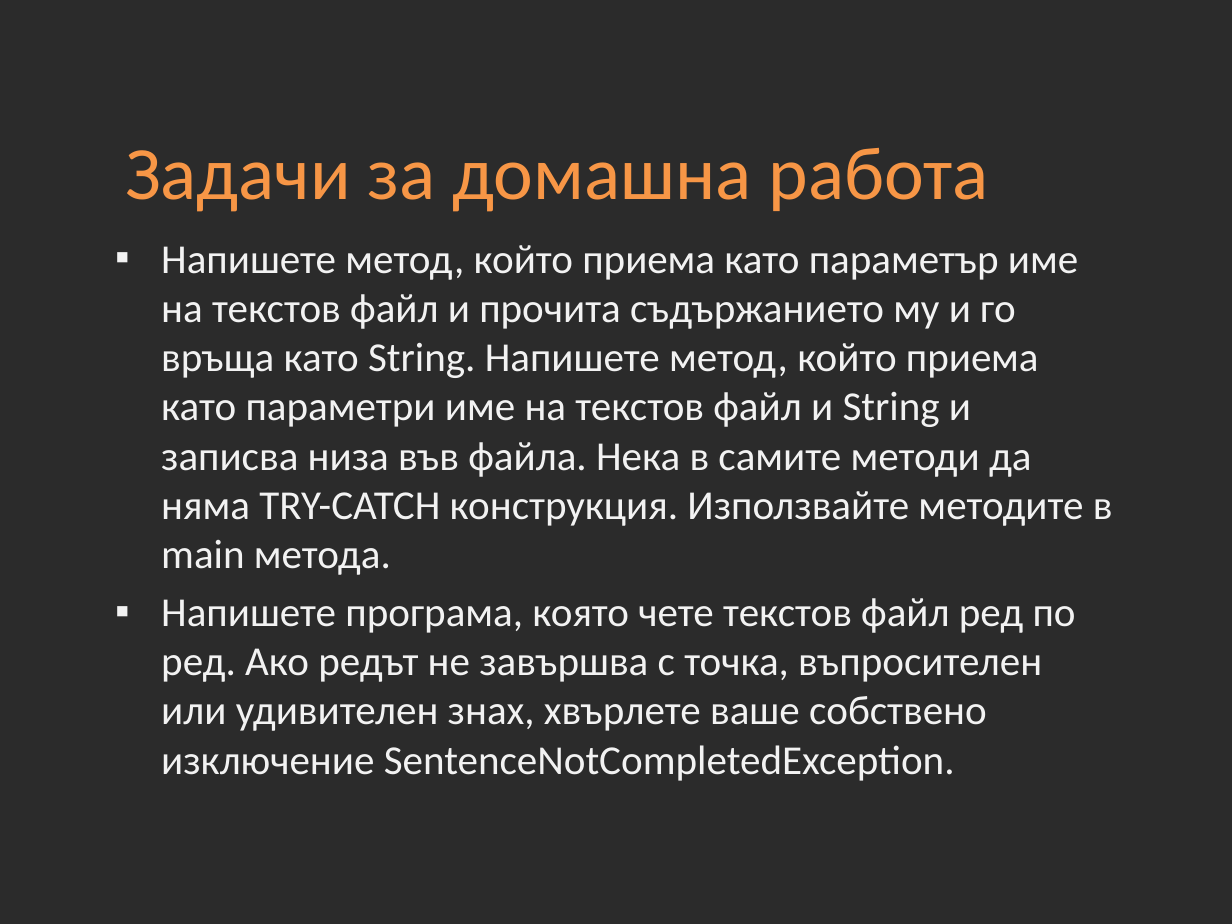
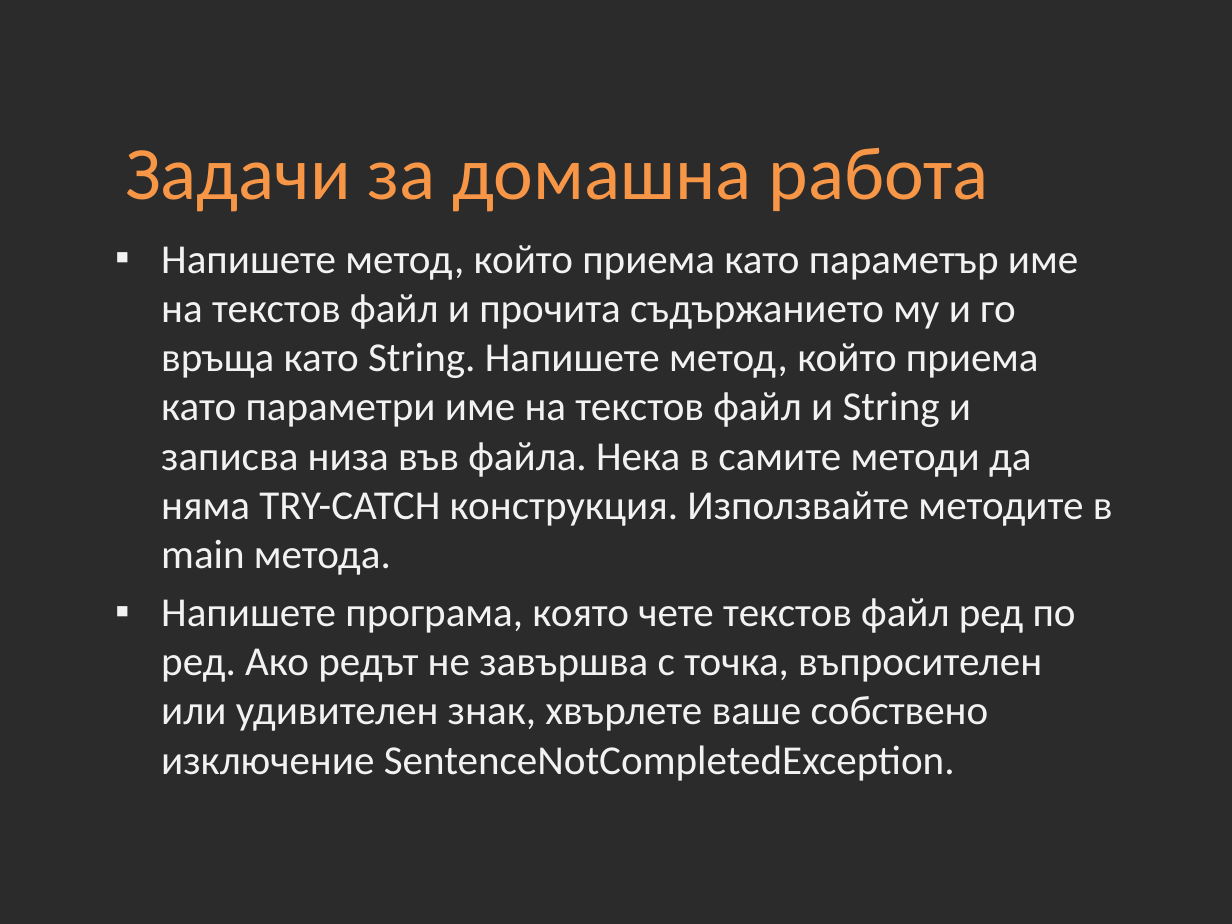
Before and after one commit to Academy-Soft-Intellect/Dot-Net-Course, a slide deck: slide 25 of 11-Exceptions.pptx. Drawn at 1232x924 pixels with LibreOffice and Linux fonts; fonts in the diff are those of the drawing; background and template pictures are left out; a plain dark background stands for a picture behind light text. Boxes give left, top, right and bottom in pixels: in the first picture for what was removed or moved away, otherwise in the second. Text is boxed around its words. In the diff, an @@ line names an element or a change of style, - is before the commit and + after.

Commit message:
Exceptions changes

```diff
--- a/11-Exceptions.pptx
+++ b/11-Exceptions.pptx
@@ text at [161, 598, 1076, 781]: text changed @@
-▪ Напишете програма, която чете текстов файл ред по ред. Ако редът не завършва с точка, въпросителен или удивителен знах, хвърлете ваше собствено изключение SentenceNotCompletedException.
+▪ Напишете програма, която чете текстов файл ред по ред. Ако редът не завършва с точка, въпросителен или удивителен знак, хвърлете ваше собствено изключение SentenceNotCompletedException.
```
Also in this commit, not shown: 7 other files.
